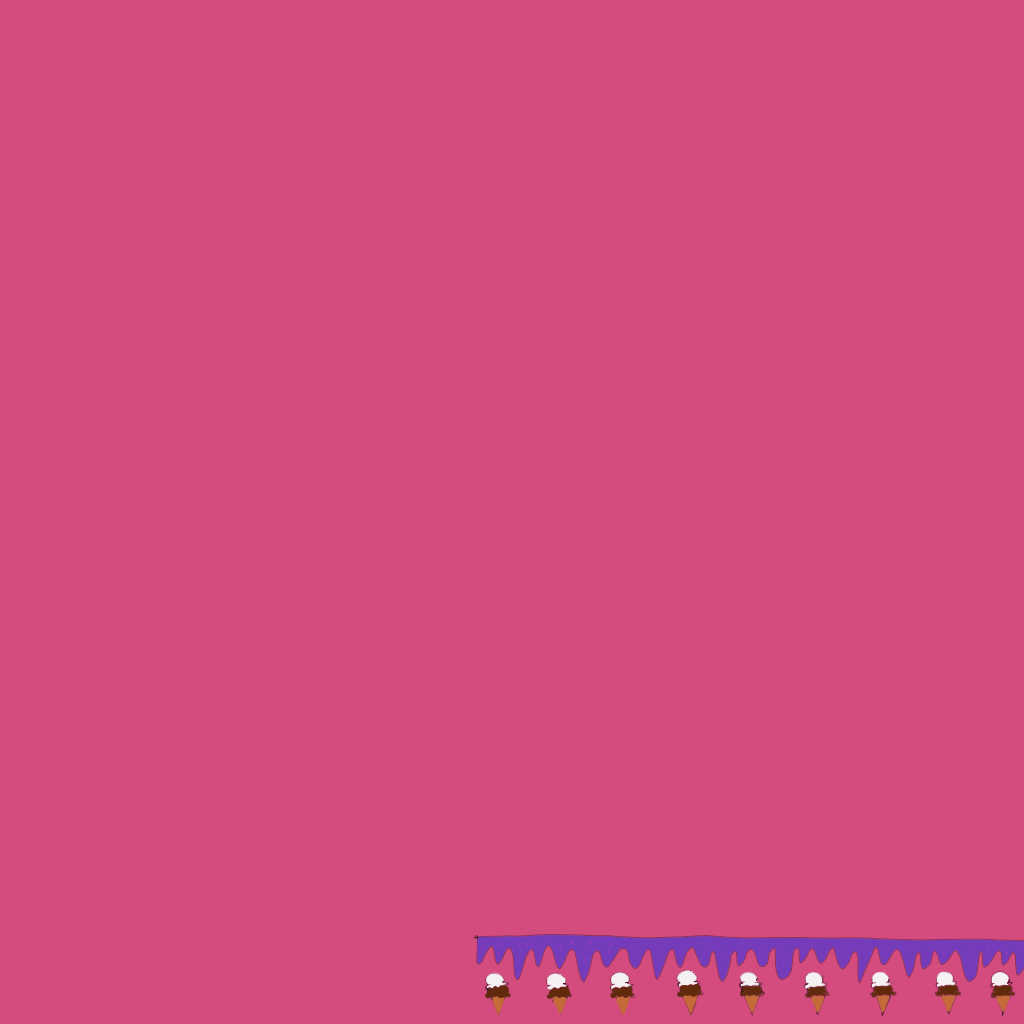
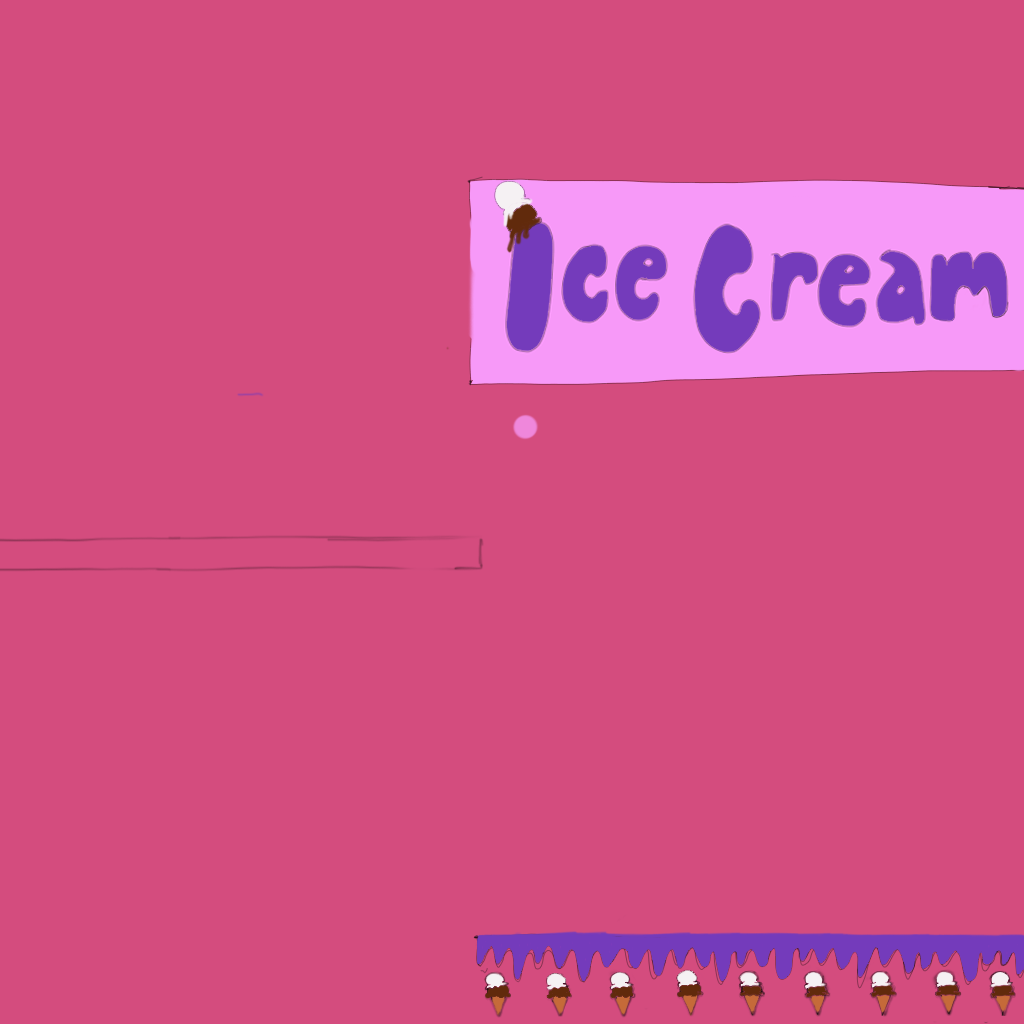
The second 1024px x 1024px image is a revision of the first. Changes to its layers:
painted on "Layer 3" over [236, 176, 1024, 988]
showed "Layer 2", painted on it over [0, 535, 1024, 1024]
